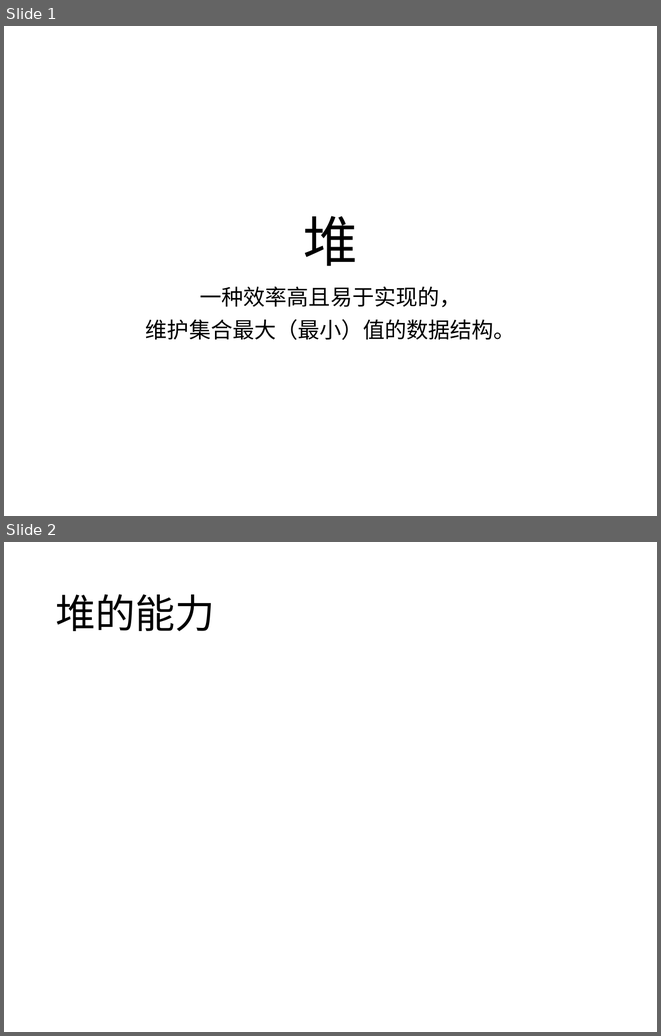
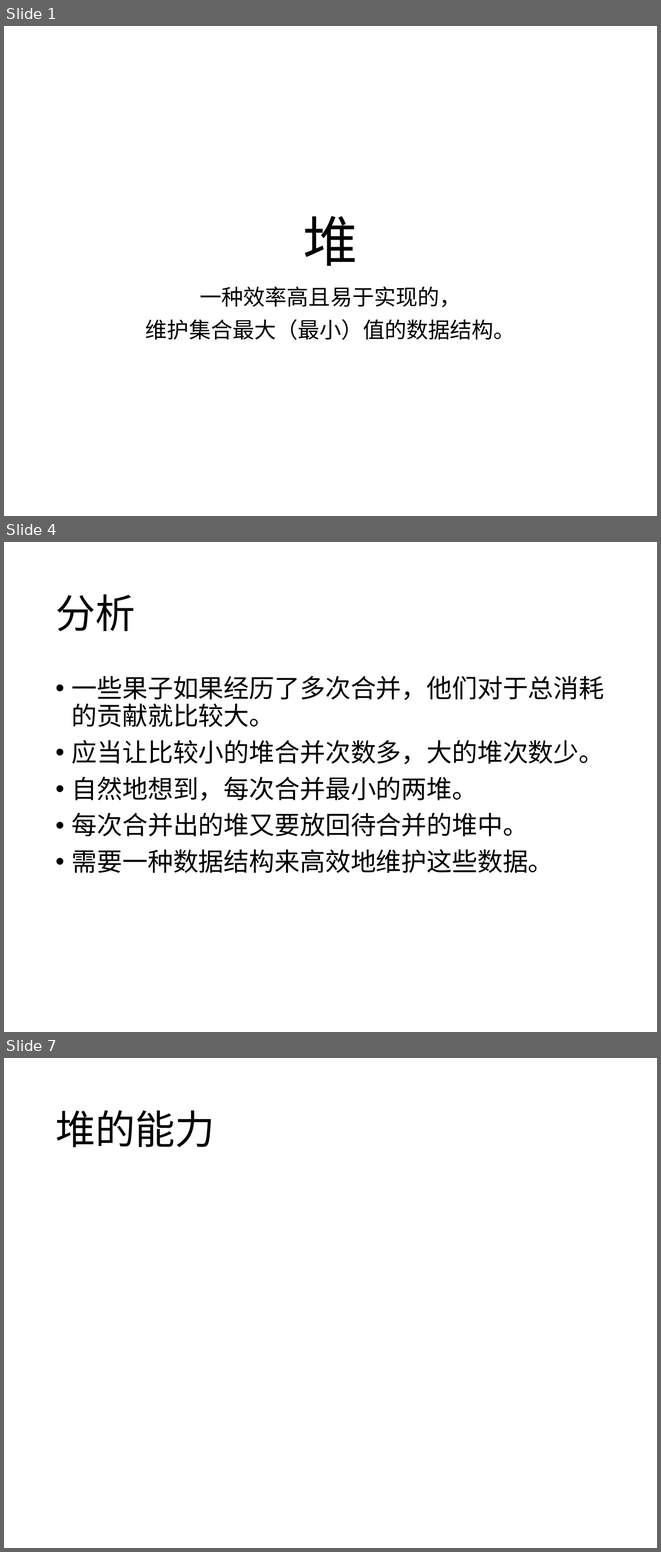
Before and after one commit to A0nameless0man/Pile, a slide deck: Algorithms/Data_Structure/HeapBasedPriorityQueue/Heap.pptx. Shown one above the other, each under a label of ours: slides 1 and 2 before the commit, slides 1, 4 and 7 after it; the slides between them are not shown. The pictures are 661x1036 and 661x1552 pixels, drawn with LibreOffice and Linux fonts; fonts in the diff are those of the drawing; grey boxes stand for pictures. Boxes give left, top, right and bottom in pixels: in the first picture for what was removed or moved away, otherwise in the second. Text is boxed around its words. In the diff, an @@ line names an element or a change of style, - is before the commit and + after.

```diff
--- a/Algorithms/Data_Structure/HeapBasedPriorityQueue/Heap.pptx
+++ b/Algorithms/Data_Structure/HeapBasedPriorityQueue/Heap.pptx
@@ slide 4 added at <box>4,542,657,1032</box>, background #FFFFFF @@
@@ title added at <box>55,594,135,631</box>, 44 pt, text #000000 @@
+分析
@@ text added at <box>72,676,604,873</box>, 28 pt, text #000000 @@
+• 一些果子如果经历了多次合并，他们对于总消耗的贡献就比较大。
+• 应当让比较小的堆合并次数多，大的堆次数少。
+• 自然地想到，每次合并最小的两堆。
+• 每次合并出的堆又要放回待合并的堆中。
+• 需要一种数据结构来高效地维护这些数据。
@@ what was slide 2 is now slide 7 @@
```
Also in this commit, not shown: 2 slides changed, 5 other slides added.
